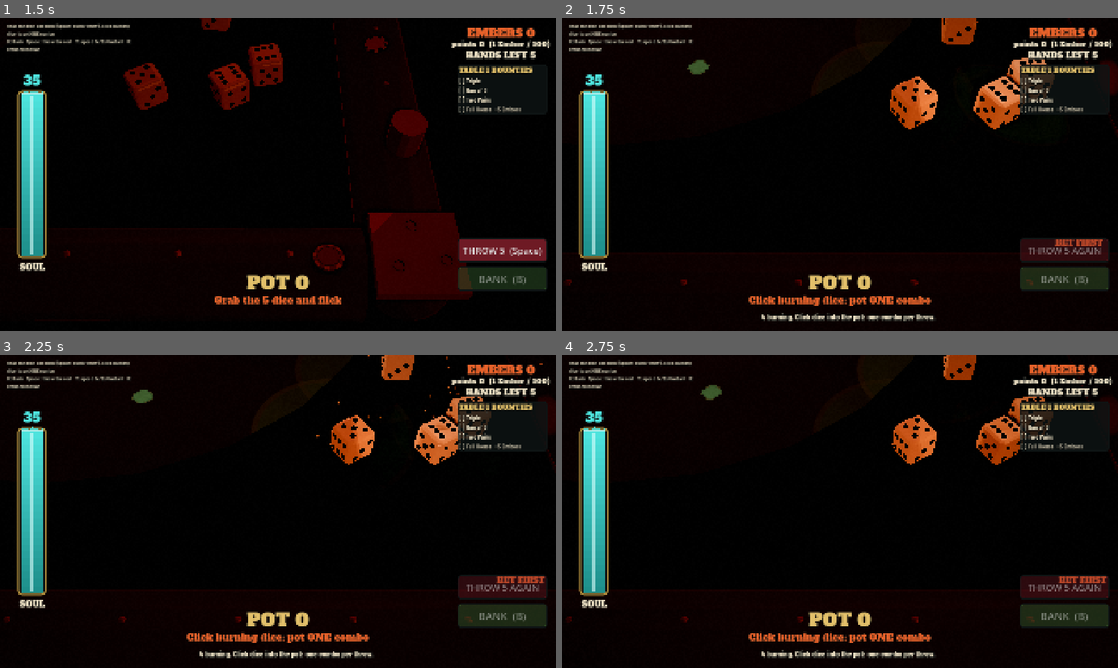
Above: before the commit, frames 1-4 (two rows, left to right).
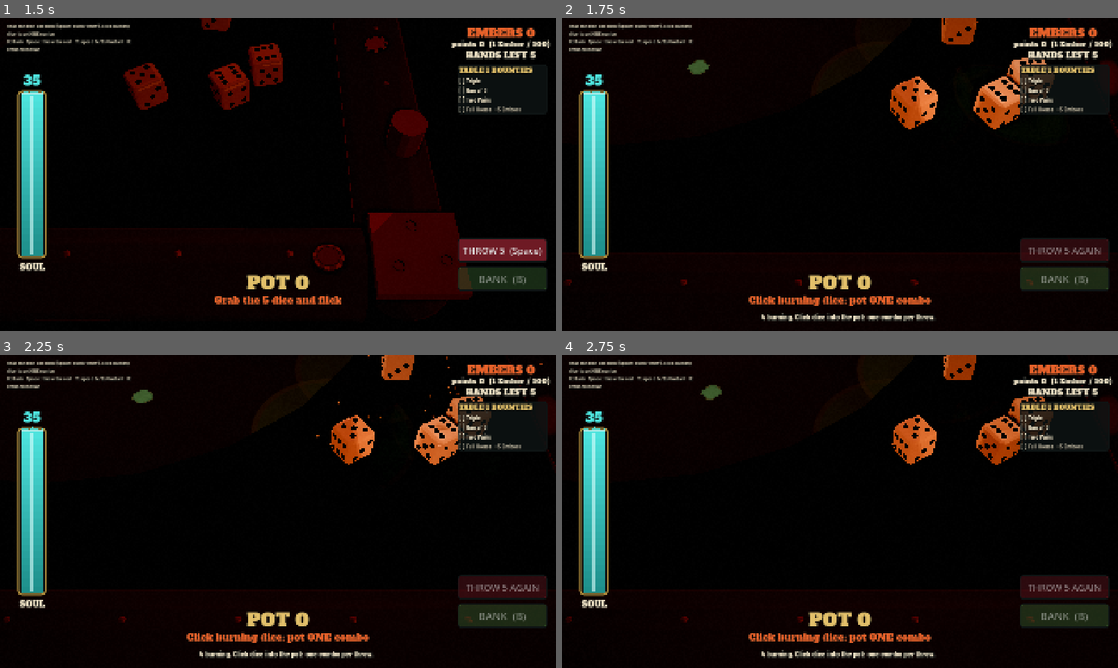
Above: after the commit, the same moments.

Repository: cashdvs/rogue-craps
Game: Godot game, scene res://scenes/studio_splash.tscn
Two runs of this game, one before a commit and one after it. Both use one fixed random seed, a clock stepped at 60 frames per second and the inputs below.
Inputs (mouse positions are in pixels of both pictures, inside the frame that each line leads up to):
- Up to frame 1 (1.5 s): tap Enter at 0.5 s; move the mouse to (400, 158) at 0.52 s; hold Up 0.53-1.25 s; tap B at 0.6 s; click (400, 158) at 0.67 s; tap Space at 0.77 s; drag from (166, 190) to (250, 237) at 1.27 s
- Up to frame 2 (1.75 s): no input
- Up to frame 3 (2.25 s): move the mouse to (333, 442) at 2.02 s; hold Up from 2.03 s (still down); tap Backspace at 2.1 s
- Up to frame 4 (2.75 s): keep holding Up

Frame 1 is identical in both runs. In frame 2, 0.2% of the frame differs, in the area x 88-98%, y 70-73%; in frame 3, 0.2%, in the area x 89-98%, y 70-73%; in frame 4, 0.2%.

Commit message:
Bonfire: pot row on the far rail (the near rail sat on top of the camera), hide the craps 'BET FIRST' hint

Diff:
--- a/scripts/bonfire/bonfire_3d.gd
+++ b/scripts/bonfire/bonfire_3d.gd
@@ -1,6 +1,6 @@
 ## Bonfire sandbox on the 3D table: grab and flick a handful of real dice
 ## (seeded faces via the pre-sim remap), scoring dice CATCH FIRE, click them
-## into the pot on the near rail, then BANK or THROW the cold dice again.
+## into the pot on the far rail, then BANK or THROW the cold dice again.
 ## Rules live in BonfireRun / BonfireScoring; numbers in bonfire_tuning.tres.
 class_name Bonfire3D
 extends Table3D
@@ -8,8 +8,9 @@
 signal throw_resolved(faces: Array[int], lit: Array[int])
 signal hand_result(result: Dictionary)
 
-## The pot: a row of set-aside dice on the near rail (left of centre).
-const POT_ORIGIN := Vector3(-0.62, 0.0, 0.61)
+## The pot: a row of set-aside dice on the far rail, between the chip props
+## and the rake (the near rail is too close to the camera).
+const POT_ORIGIN := Vector3(-0.19, 0.0, -0.61)
 const POT_GAP: float = 0.095
 const PICK_RADIUS_PX: float = 60.0
 
@@ -269,6 +270,8 @@
 
 func _process(delta: float) -> void:
 	super(delta)
+	if hand_label.text == "BET FIRST":
+		hand_label.text = ""  # no bets here
 	for d: DieVisual in _lights:
 		var l: OmniLight3D = _lights[d]
 		if l.visible:
